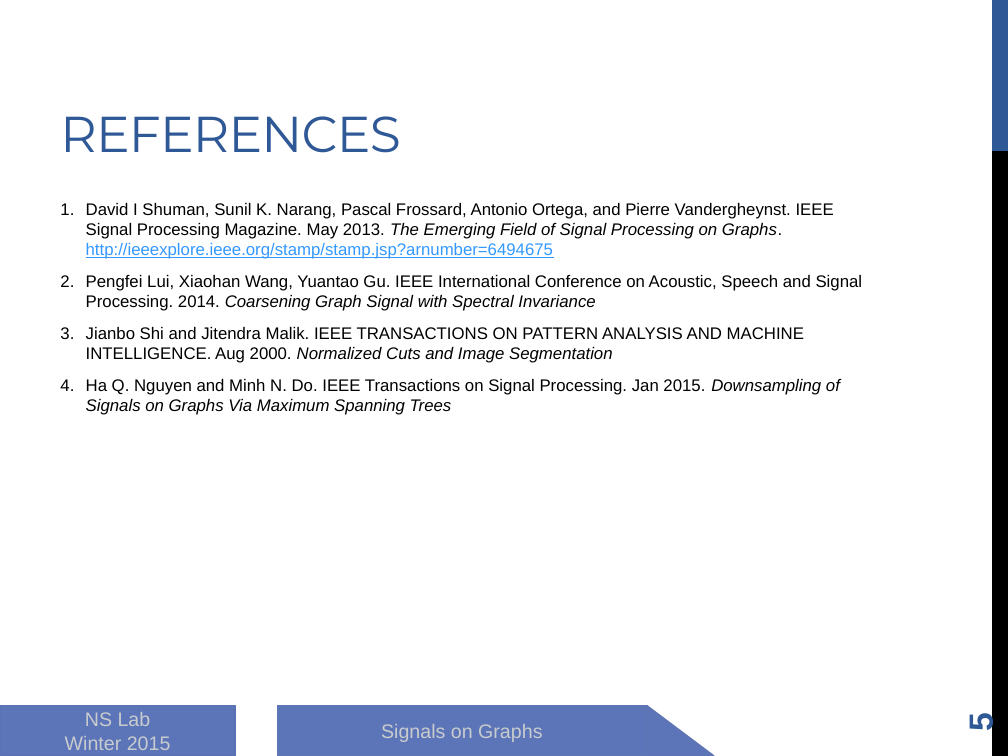
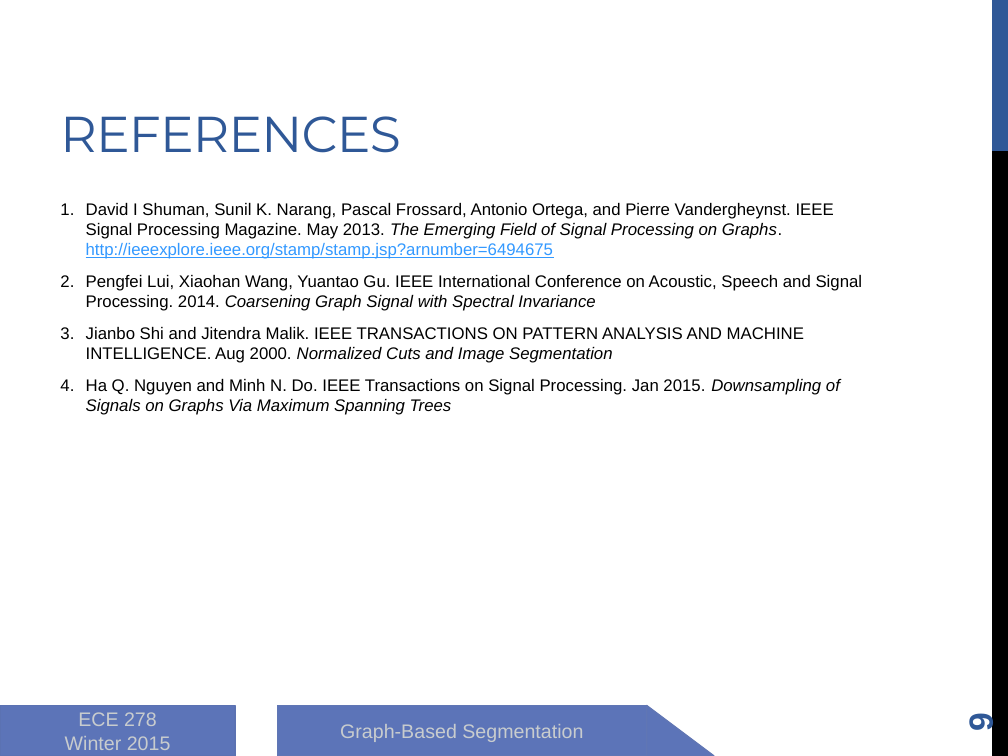
Before and after one commit to zhongguomeng/graph-based-segmentation, a slide deck: slide 9 of 8_report/presentation.pptx (slide 5 before the commit). Drawn at 1008x756 pixels with LibreOffice and Linux fonts; fonts in the diff are those of the drawing. Boxes give left, top, right and bottom in pixels: in the first picture for what was removed or moved away, otherwise in the second. Text is boxed around its words. In the diff, an @@ line names an element or a change of style, - is before the commit and + after.

```diff
--- a/8_report/presentation.pptx
+++ b/8_report/presentation.pptx
@@ text in rectangle at (x1=78, y1=712, x2=157, y2=726): text changed @@
-NS Lab
+ECE 278
@@ page number at (x1=962, y1=714, x2=1000, y2=732): text changed @@
-5
+9
@@ text in rectangle at (x1=340, y1=724, x2=583, y2=742): text changed @@
-Signals on Graphs
+Graph-Based Segmentation
```
Also in this commit, not shown: 4 other slides changed, 4 slides added, 7 other files.
